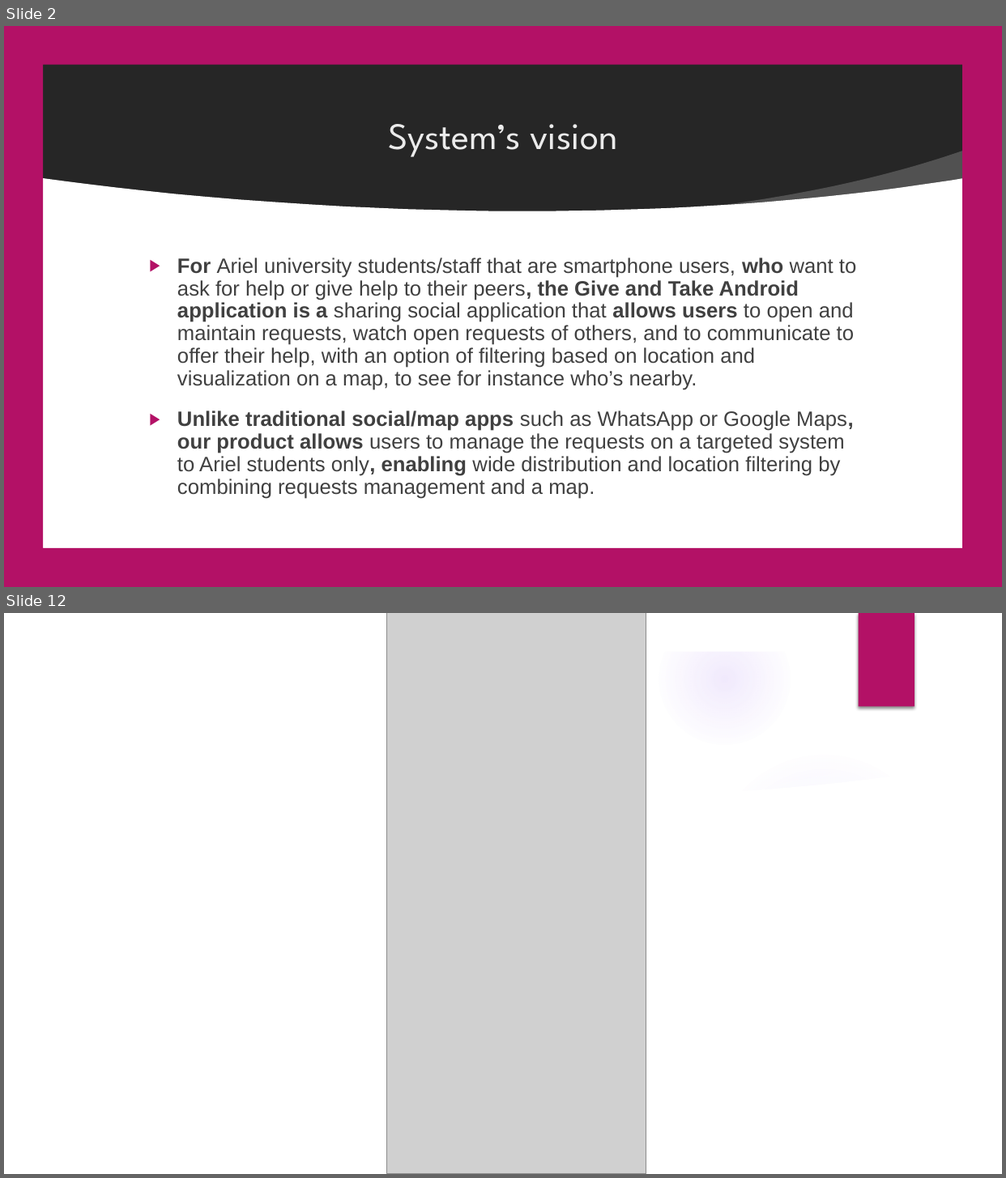
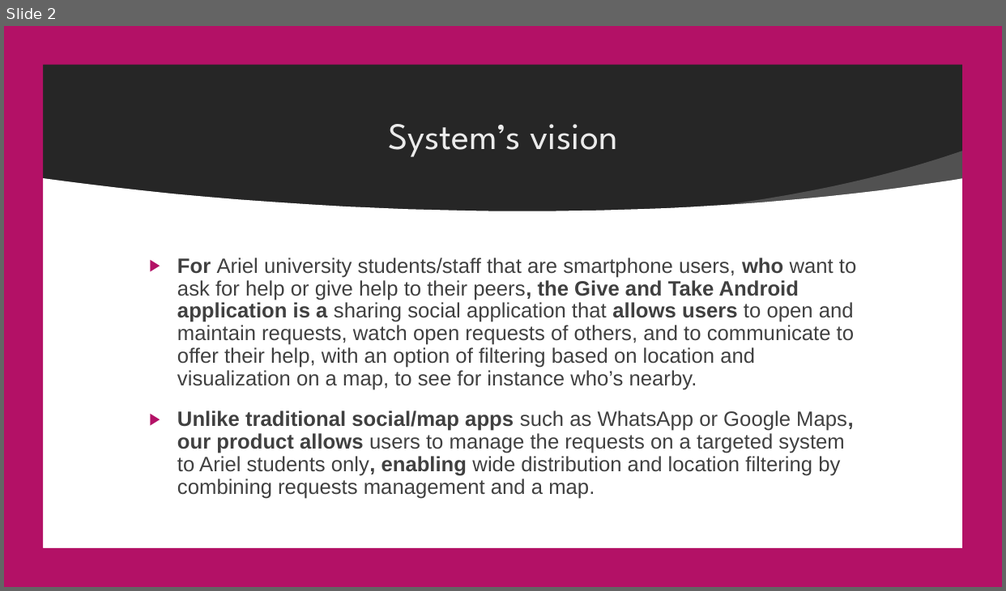
Before and after one commit to shaCode256/GiveAndTake, a slide deck: Give And Take presentation.pptx. Shown one above the other, each under a label of ours: slides 2 and 12 before the commit, slide 2 after it; the slides between them are not shown. The pictures are 1006x1178 and 1006x591 pixels, drawn with LibreOffice and Linux fonts; fonts in the diff are those of the drawing; grey boxes stand for pictures; background and template pictures are left out. Boxes give left, top, right and bottom in pixels: in the first picture for what was removed or moved away, otherwise in the second. Text is boxed around its words. In the diff, an @@ line names an element or a change of style, - is before the commit and + after.

```diff
--- a/Give And Take presentation.pptx
+++ b/Give And Take presentation.pptx
@@ slide 12 removed at <box>4,613,1002,1174</box>, background picture (left out); not listed: 6 template elements that a slide beside it also shows @@
@@ picture removed at <box>387,613,646,1174</box> @@
@@ picture removed at <box>413,613,646,1119</box> @@
@@ freeform shape removed at <box>698,738,971,820</box> @@
@@ ellipse removed at <box>709,750,939,981</box> @@
@@ freeform shape removed at <box>41,766,965,1137</box> @@
```
Also in this commit, not shown: 7 slides changed, 8 slides added, 7 other slides removed.
